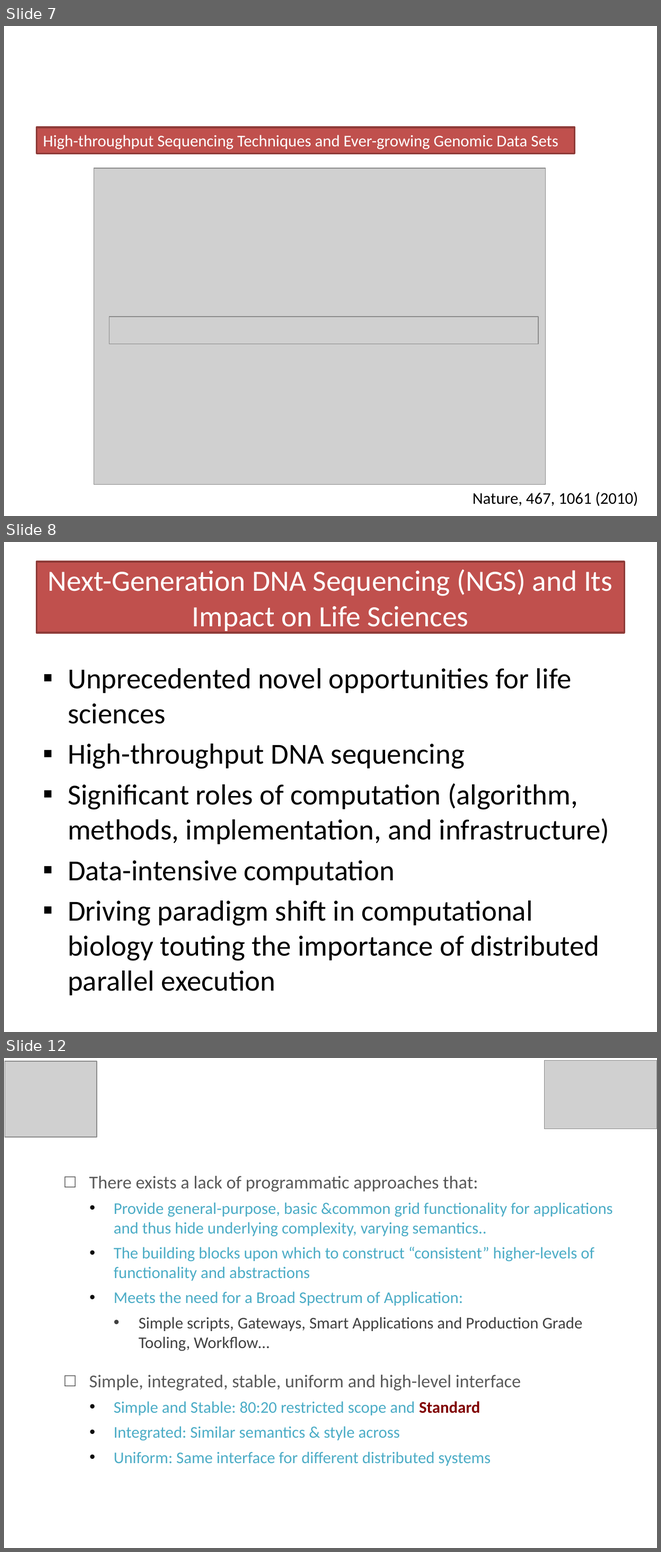
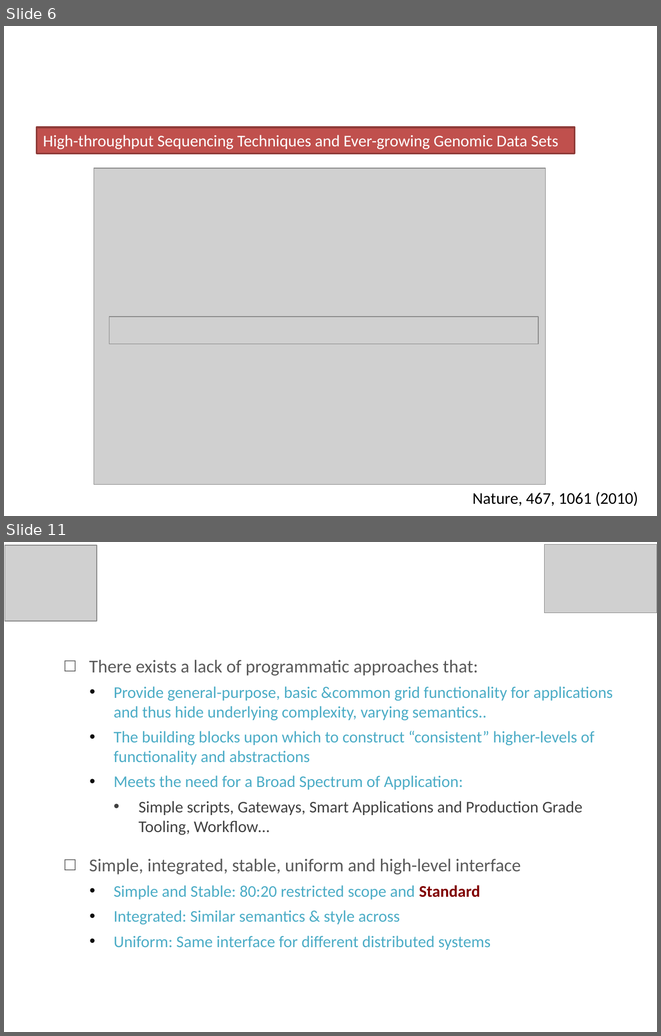
Before and after one commit to saga-project/saga-cpp-legacy-projects, a slide deck: papers/tg11-dare/XD-TALK/PSC-workshop.pptx. Shown one above the other, each under a label of ours: slides 7, 8 and 12 before the commit, slides 6 and 11 after it; the slides between them are not shown. The pictures are 661x1552 and 661x1036 pixels, drawn with LibreOffice and Linux fonts; fonts in the diff are those of the drawing; grey boxes stand for pictures. Boxes give left, top, right and bottom in pixels: in the first picture for what was removed or moved away, otherwise in the second. Text is boxed around its words. In the diff, an @@ line names an element or a change of style, - is before the commit and + after.

```diff
--- a/papers/tg11-dare/XD-TALK/PSC-workshop.pptx
+++ b/papers/tg11-dare/XD-TALK/PSC-workshop.pptx
@@ slide 8 removed at <box>4,542,657,1032</box>, background #FFFFFF @@
@@ title removed at <box>37,562,624,633</box> @@
-Next-Generation DNA Sequencing (NGS) and Its Impact on Life Sciences
@@ text removed at <box>68,668,609,991</box> @@
-▪ Unprecedented novel opportunities for life sciences
-▪ High-throughput DNA sequencing
-▪ Significant roles of computation (algorithm, methods, implementation, and infrastructure)
-▪ Data-intensive computation
-▪ Driving paradigm shift in computational biology touting the importance of distributed parallel execution
@@ what was slide 7 is now slide 6 @@
@@ what was slide 12 is now slide 11 @@
```
Also in this commit, not shown: 8 slides changed.
